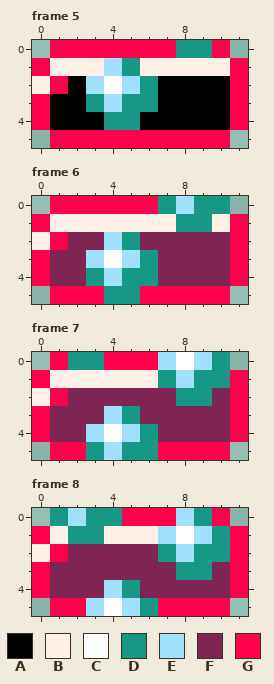
Pixel-art file -- Assets/Power Ups and Malus/TriBall.aseprite. The first picture shows the starting point.
12x6 pixels, 16 frames. Shown: frame 5, frame 6, frame 7, frame 8. The commit also changed other frames, which this record leaves out.
Visible layers, top first: "Layer 2", "Layer 1".
Palette (. is transparent): A #000000  B #fff1e8  C #ffffff  D #179785  E #a0e0fa  F #7e2553  G #ff004d
Pixels before, frame 5, first column x 0:
0 .GGGGGGGDDG.
1 GBBBEDBBBBBG
2 BGAECEDAAAAG
3 GAADEDDAAAAG
4 GAAADDAAAAAG
5 .GGGGGGGGGG.
Pixels before, frame 6, first column x 0:
0 .GGGGGGDEDD.
1 GBBBBBBBDDBG
2 BGFFEDFFFFFG
3 GFFECEDFFFFG
4 GFFDEDDFFFFG
5 .GGGDDGGGGG.
Pixels before, frame 7, first column x 0:
0 .GDDGGGECED.
1 GBBBBBBDEDDG
2 BGFFFFFFDDFG
3 GFFFEDFFFFFG
4 GFFECEDFFFFG
5 .GGDEDDGGGG.
Pixels before, frame 8, first column x 0:
0 .DEDDGGGEDG.
1 GBDDBBBECEDG
2 BGFFFFFDEDDG
3 GFFFFFFFDDFG
4 GFFFEDFFFFFG
5 .GGECEDGGGG.
Once edited:
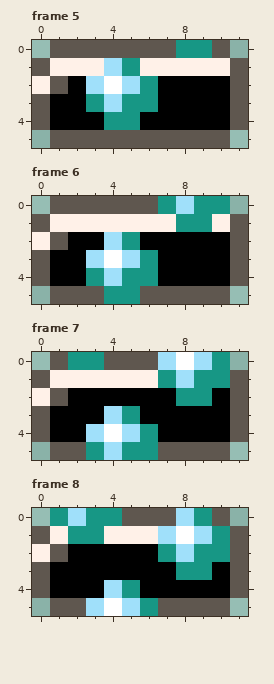
Difference:
colour G: #ff004d -> #5f574f
Changed rows in their new state; - is a pixel that keeps its letter.
Frame 6, layer "Layer 1":
first column x 1:
2 -AA--AAAAA
3 AA----AAAA
4 AA----AAAA
Frame 7, layer "Layer 1":
first column x 1:
2 -AAAAAA--A
3 AAA--AAAAA
4 AA----AAAA
Frame 8, layer "Layer 1":
first column x 1:
2 -AAAAA----
3 AAAAAAA--A
4 AAA--AAAAA
